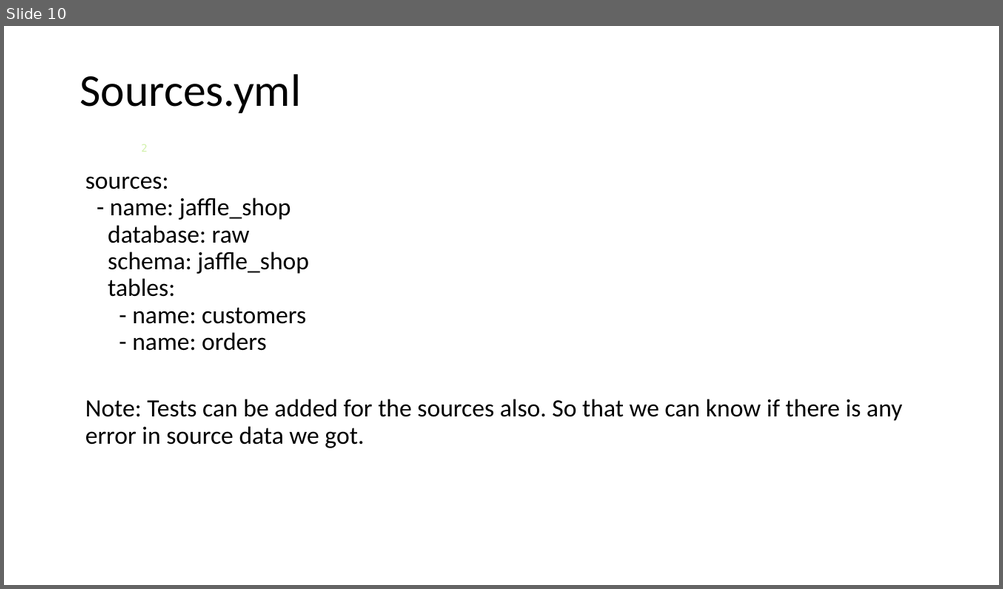
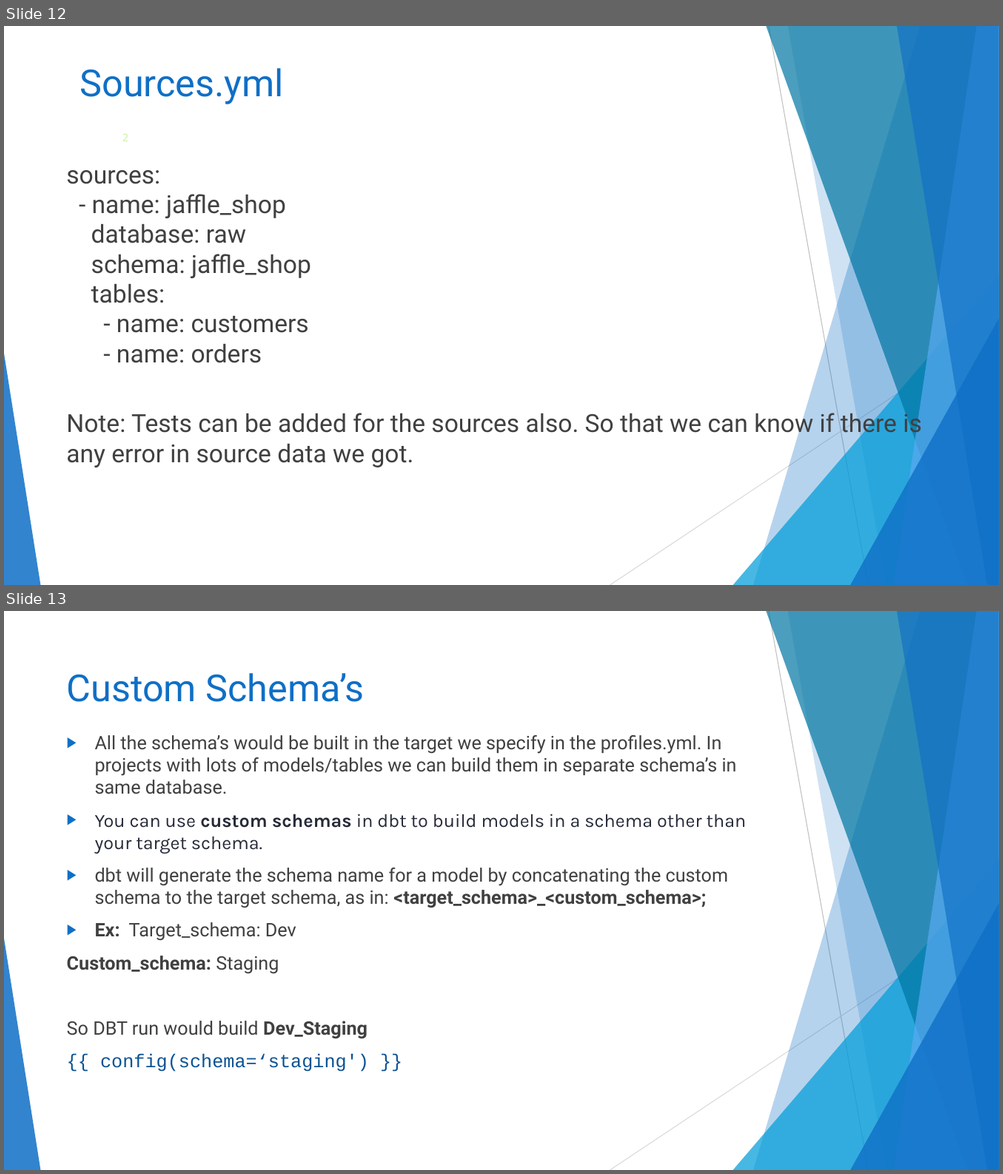
Before and after one commit to Amar-AIcloud/dbt_snowflake, a slide deck: DBT training.pptx. Shown one above the other, each under a label of ours: slide 10 before the commit, slides 12 and 13 after it. The pictures are 1003x589 and 1003x1174 pixels, drawn with LibreOffice and Linux fonts; fonts in the diff are those of the drawing. Boxes give left, top, right and bottom in pixels: in the first picture for what was removed or moved away, otherwise in the second. Text is boxed around its words. In the diff, an @@ line names an element or a change of style, - is before the commit and + after.

```diff
--- a/DBT training.pptx
+++ b/DBT training.pptx
@@ slide 13 added at (x1=4, y1=611, x2=999, y2=1170), background #FFFFFF; not listed: 10 template elements that a slide beside it also shows @@
@@ title added at (x1=67, y1=673, x2=364, y2=702), 36 pt, text #0F6FC6 @@
+Custom Schema’s
@@ text added at (x1=67, y1=735, x2=746, y2=1072), 18 pt, text #404040 @@
+▶ All the schema’s would be built in the target we specify in the profiles.yml. In projects with lots of models/tables we can build them in separate schema’s in same database.
+▶ You can use custom schemas in dbt to build models in a schema other than your target schema.
+▶ dbt will generate the schema name for a model by concatenating the custom schema to the target schema, as in: <target_schema>_<custom_schema>;
+▶ Ex: Target_schema: Dev
+Custom_schema: Staging
+So DBT run would build Dev_Staging
+{{ config(schema=‘staging') }}
@@ what was slide 10 is now slide 12 @@
@@ slide 12 changed as well @@
@@ title "Sources.yml" at (x1=79, y1=68, x2=284, y2=104): size 44 to 36 pt, font Calibri to Roboto, text colour #000000 to #0F6FC6; line spacing 0.9 to 1; vertical alignment middle to top @@
@@ text "version: 2 sources: - name: ..." moved from (x1=85, y1=176, x2=902, y2=449) to (x1=66, y1=170, x2=922, y2=468) @@
@@ text "version: 2 sources: - name: ..." at (x1=66, y1=170, x2=922, y2=468): font Calibri to Roboto, text colour #000000 to #404040; line spacing 0.9 to 1 @@
@@ group added at (x1=4, y1=26, x2=999, y2=585): 5 freeform shapes, 3 triangles, 2 lines @@
```
Also in this commit, not shown: 21 other slides changed, 3 other slides added, 2 slides removed, 4 other files.
